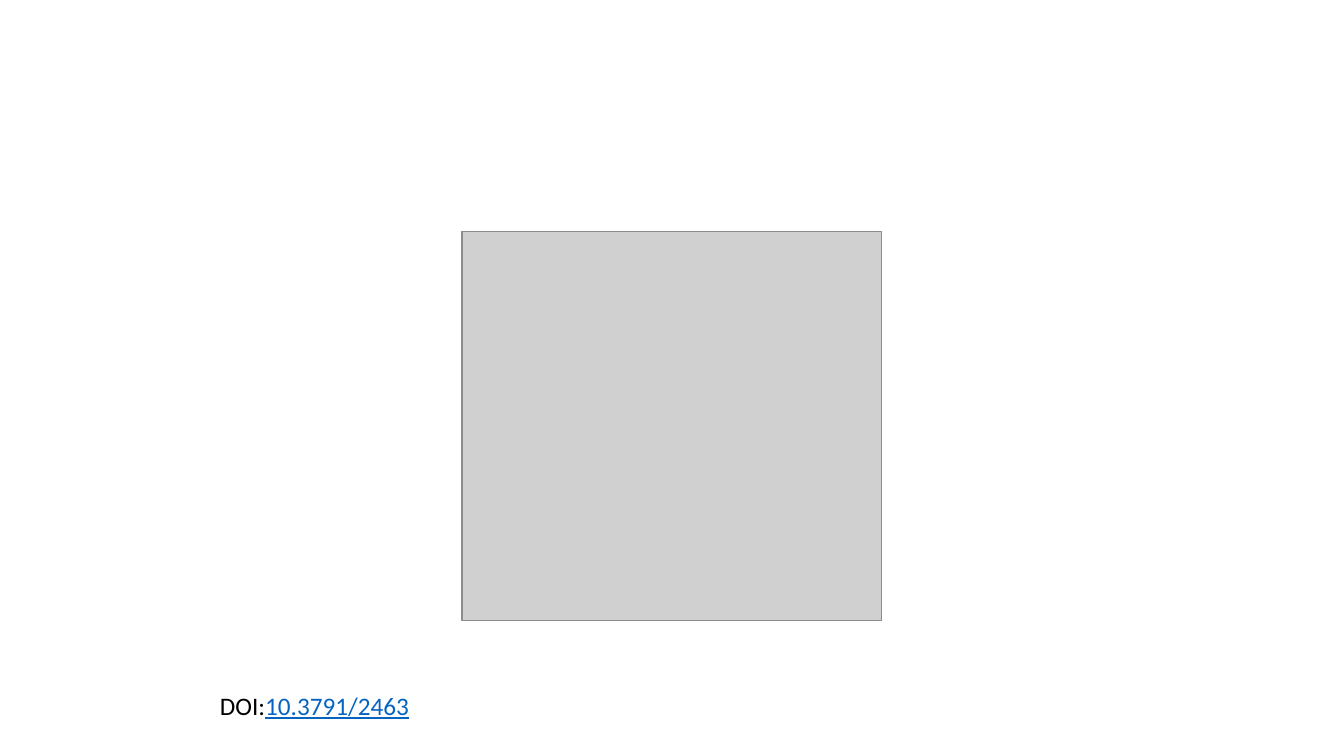
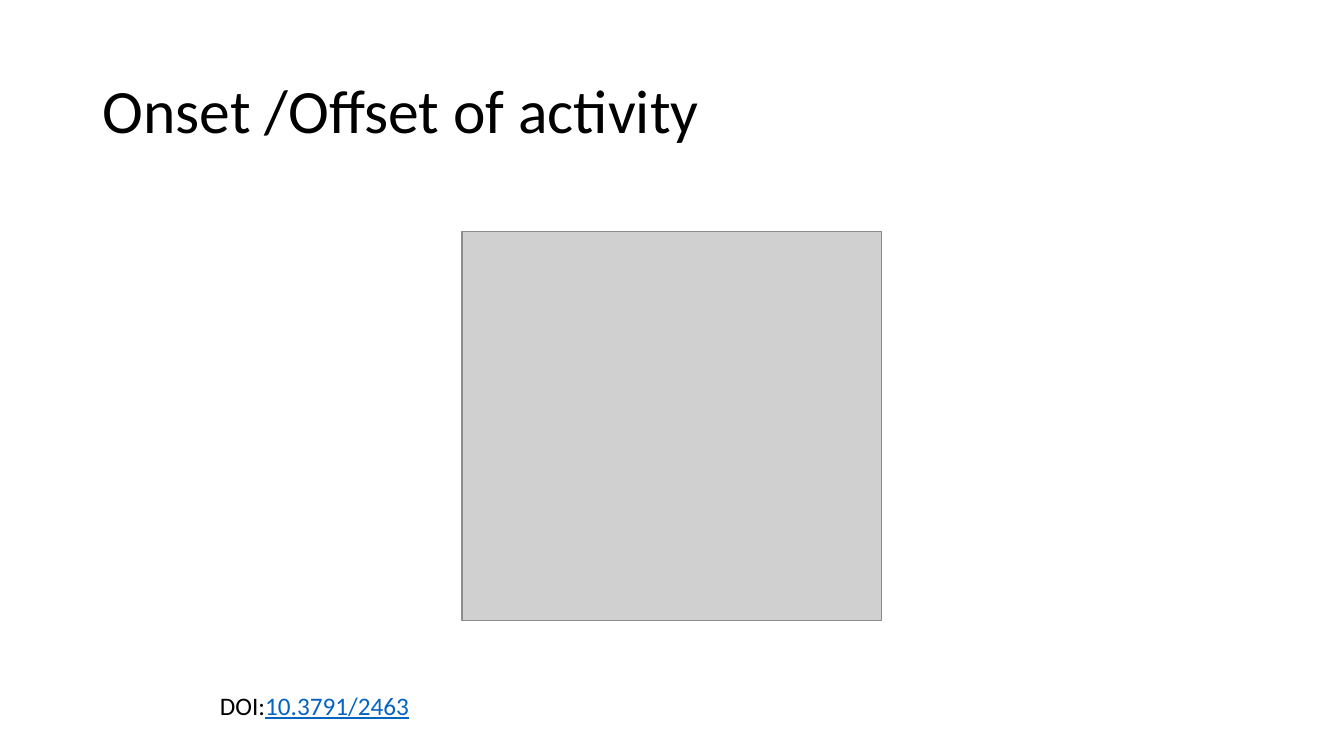
Before and after one commit to BioRDM/fair-in-circadian-practice, a slide deck: slide 31 of instructors/15_Methods_of_period_analysis.pptx (slide 29 before the commit). Drawn at 1344x756 pixels with LibreOffice and Linux fonts; fonts in the diff are those of the drawing; grey boxes stand for pictures. Boxes give left, top, right and bottom in pixels: in the first picture for what was removed or moved away, otherwise in the second. Text is boxed around its words. In the diff, an @@ line names an element or a change of style, - is before the commit and + after.

```diff
--- a/instructors/15_Methods_of_period_analysis.pptx
+++ b/instructors/15_Methods_of_period_analysis.pptx
@@ title added at box(102, 90, 698, 143), 44 pt, text #000000 @@
+Onset /Offset of activity
```
Also in this commit, not shown: 11 other slides changed, 2 slides added.
